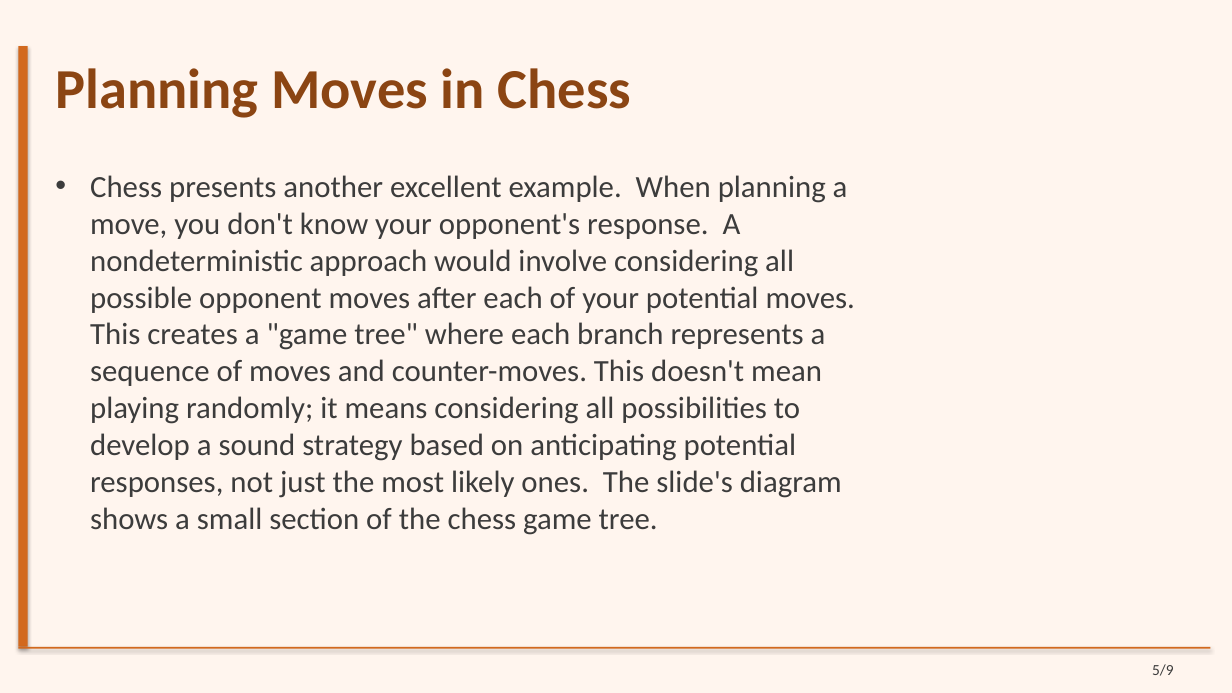
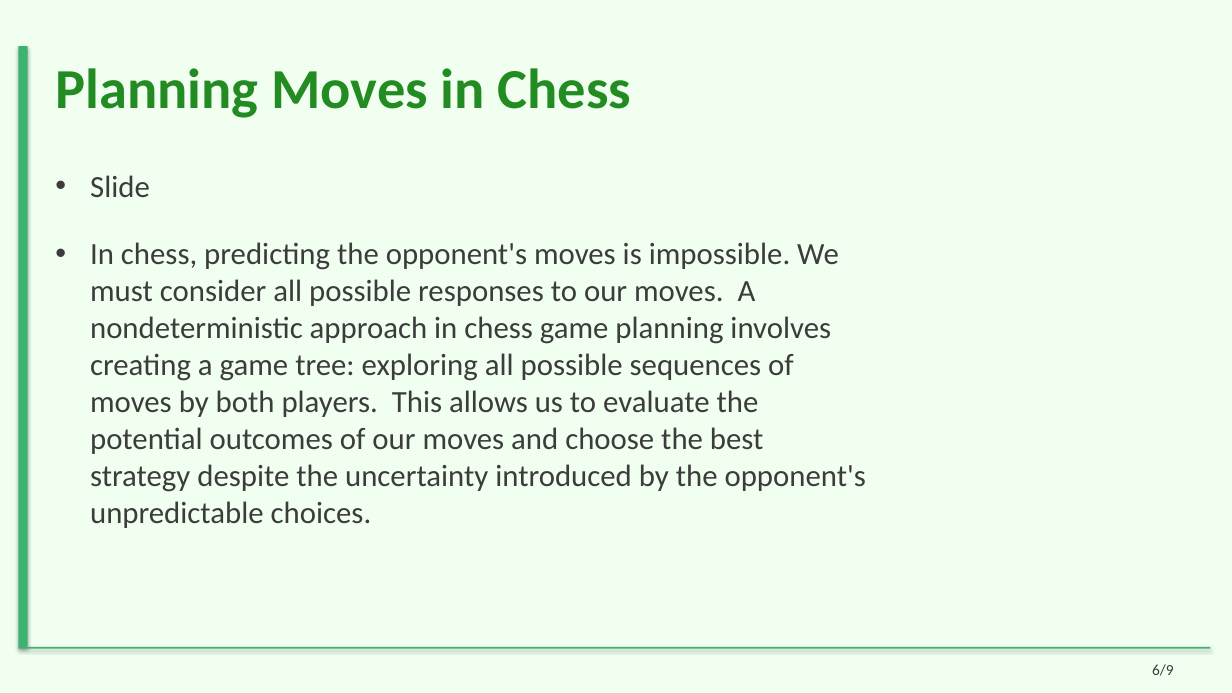
Before and after one commit to sanskarsri26/pdf-to-lecture, a slide deck: slide 6 of Styled_Slides.pptx (slide 5 before the commit). Drawn at 1232x693 pixels with LibreOffice and Linux fonts; fonts in the diff are those of the drawing. Boxes give left, top, right and bottom in pixels: in the first picture for what was removed or moved away, otherwise in the second. Text is boxed around its words. In the diff, an @@ line names an element or a change of style, - is before the commit and + after.

```diff
--- a/Styled_Slides.pptx
+++ b/Styled_Slides.pptx
@@ background #FFF5EE to #F0FFF0 @@
@@ title "Planning Moves in Chess" at (x1=55, y1=68, x2=631, y2=118): text colour #8B4513 to #228B22 @@
@@ rectangle at (x1=18, y1=46, x2=28, y2=647): fill #D2691E to #3CB371 @@
@@ text at (x1=90, y1=175, x2=866, y2=528): text changed @@
-• Chess presents another excellent example. When planning a move, you don't know your opponent's response. A nondeterministic approach would involve considering all possible opponent moves after each of your potential moves. This creates a "game tree" where each branch represents a sequence of moves and counter-moves. This doesn't mean playing randomly; it means considering all possibilities to develop a sound strategy based on anticipating potential responses, not just the most likely ones. The slide's diagram shows a small section of the chess game tree.
+• Slide
+• In chess, predicting the opponent's moves is impossible. We must consider all possible responses to our moves. A nondeterministic approach in chess game planning involves creating a game tree: exploring all possible sequences of moves by both players. This allows us to evaluate the potential outcomes of our moves and choose the best strategy despite the uncertainty introduced by the opponent's unpredictable choices.
@@ rectangle at (x1=18, y1=647, x2=1211, y2=649): fill #D2691E to #3CB371 @@
@@ text at (x1=1152, y1=664, x2=1174, y2=676): text changed @@
-5/9
+6/9
```
Also in this commit, not shown: 7 other slides changed, 1 slide added, 1 slide removed, 37 other files.
